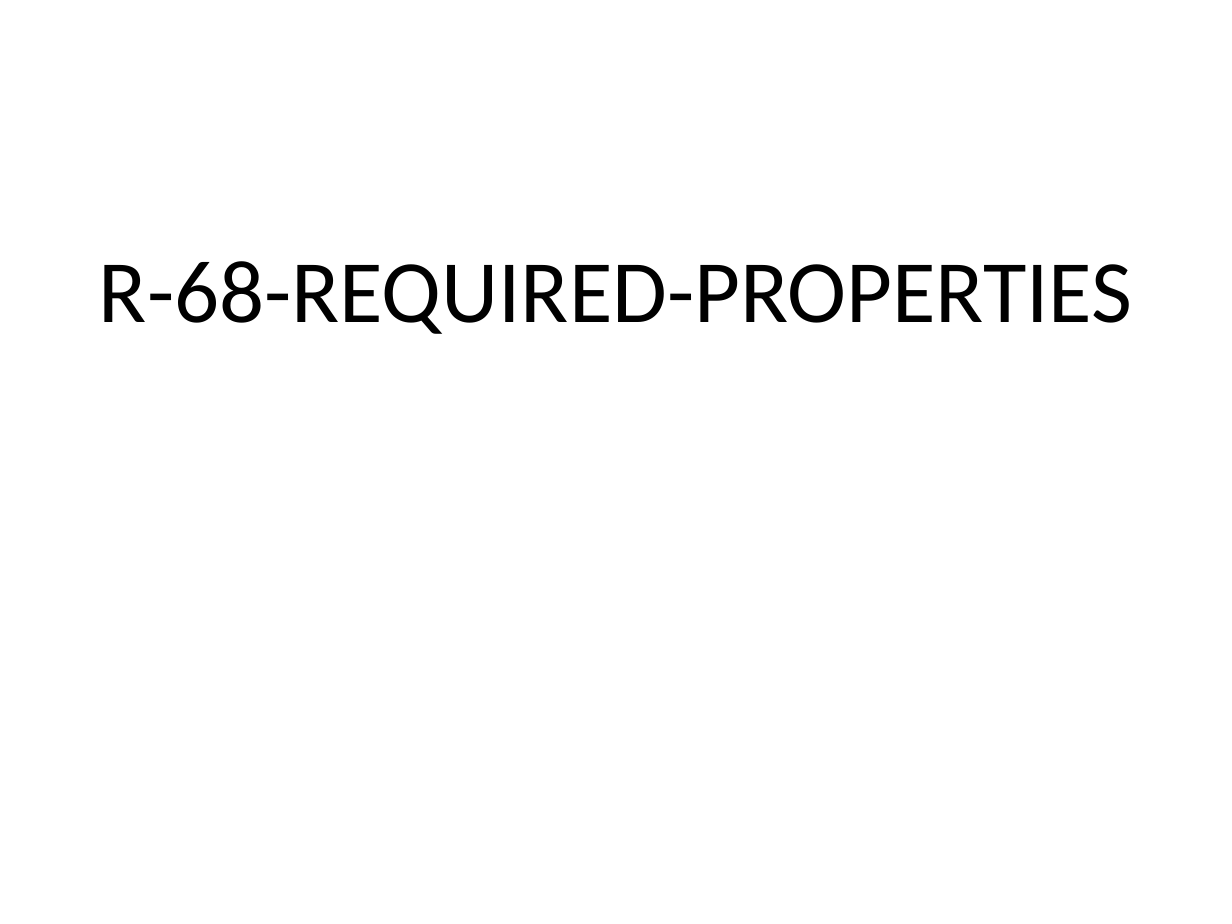
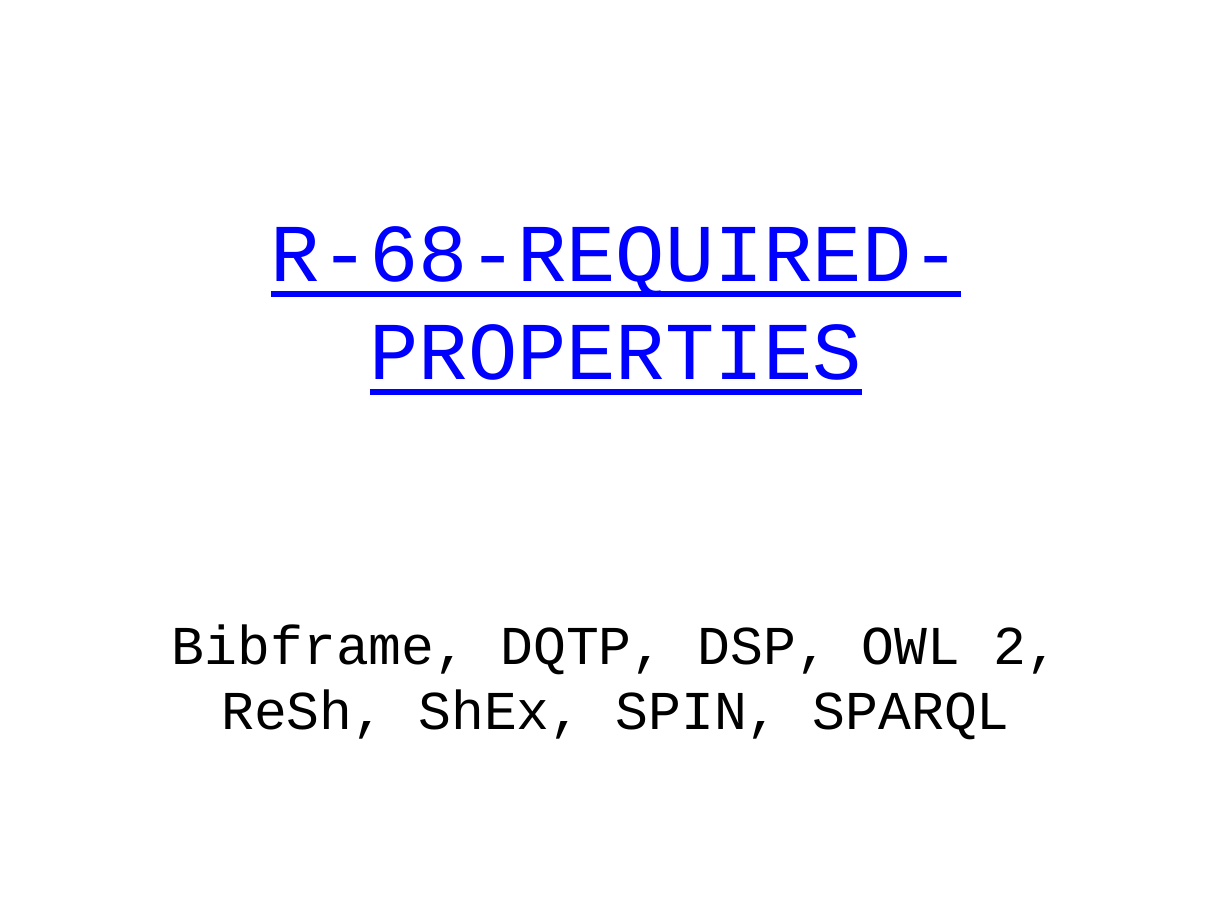
Before and after one commit to boschthomas/rdf-validation-research, a slide deck: slide 8 of presentations/Tutorial Thomas Bosch (DC 2014).pptx. Drawn at 1232x924 pixels with LibreOffice and Linux fonts; fonts in the diff are those of the drawing. Boxes give left, top, right and bottom in pixels: in the first picture for what was removed or moved away, otherwise in the second. Text is boxed around its words. In the diff, an @@ line names an element or a change of style, - is before the commit and + after.

```diff
--- a/presentations/Tutorial Thomas Bosch (DC 2014).pptx
+++ b/presentations/Tutorial Thomas Bosch (DC 2014).pptx
@@ title "R-68-REQUIRED-PROPERTIES": place and size @@
-title "R-68-REQUIRED-PROPERTIES" at bbox=[99, 261, 1132, 334]
+title "R-68-REQUIRED-PROPERTIES" at bbox=[271, 226, 961, 395]
@@ title "R-68-REQUIRED-PROPERTIES" at bbox=[271, 226, 961, 395]: size 52 to 48 pt, font Calibri to Courier New, text colour #000000 to #0000FF, underline on @@
@@ text added at bbox=[172, 624, 1059, 740], 32 pt, text #000000 @@
+Bibframe, DQTP, DSP, OWL 2, ReSh, ShEx, SPIN, SPARQL
```
Also in this commit, not shown: 31 other slides changed, 5 other files.
